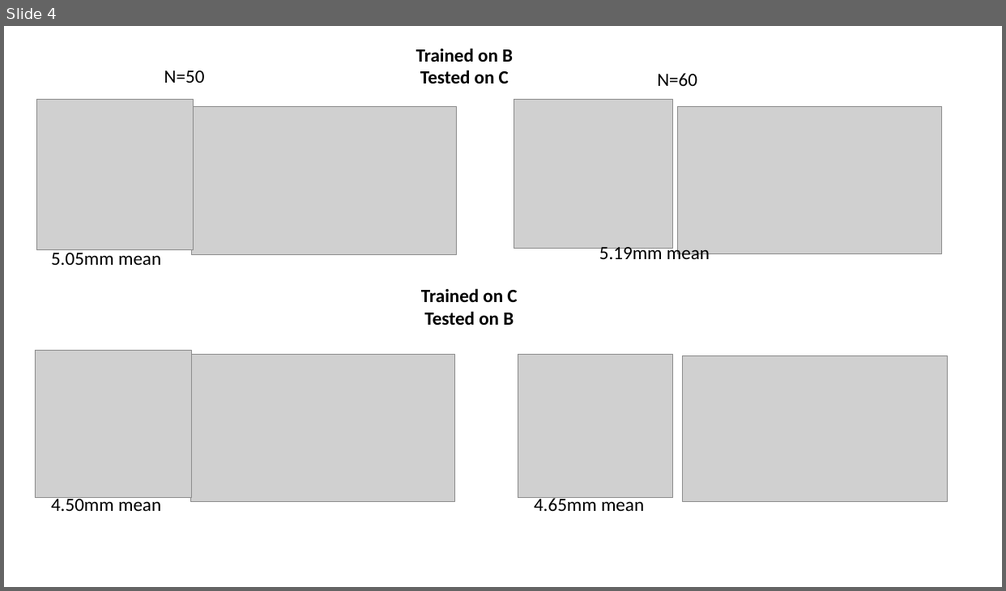
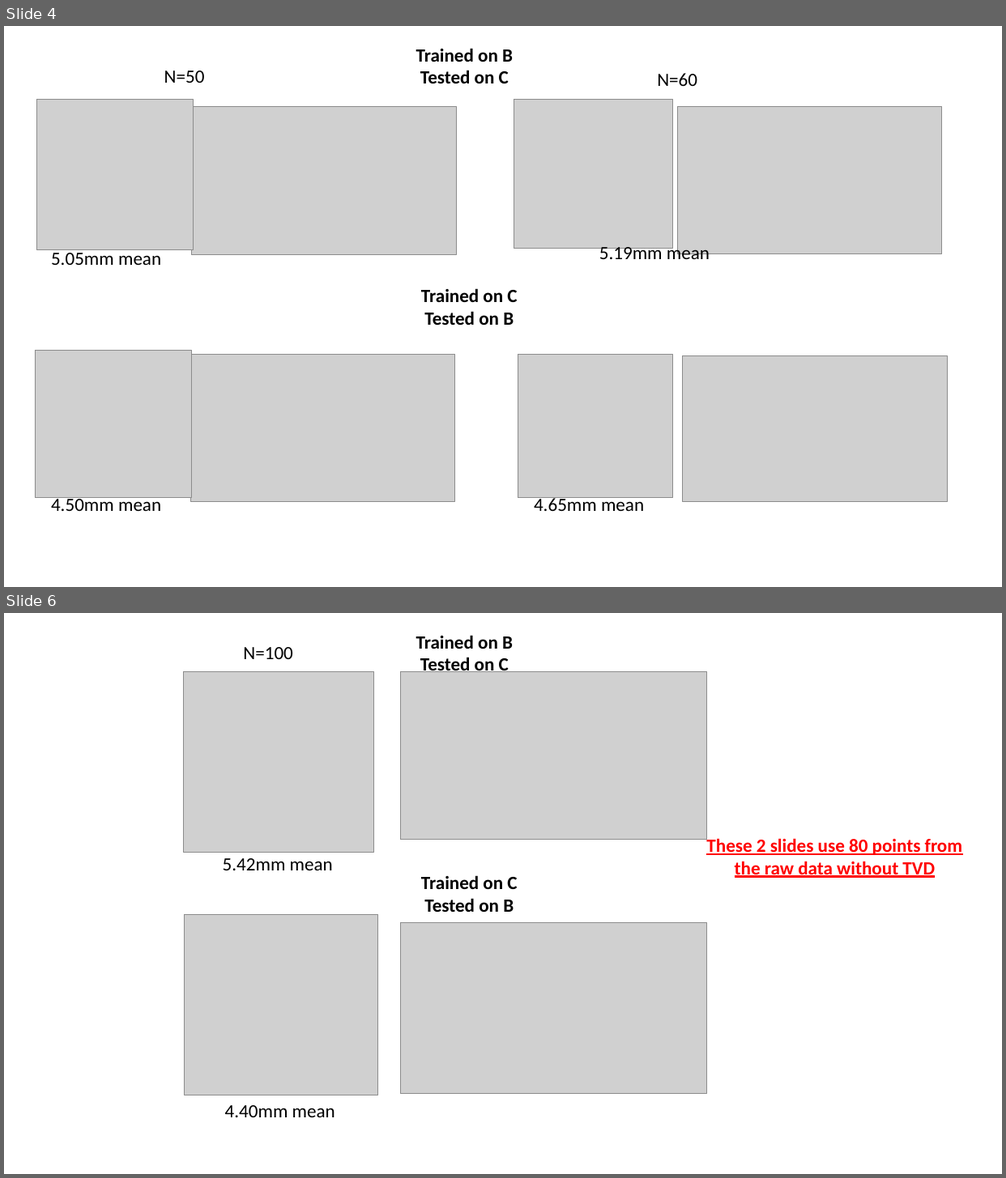
Before and after one commit to DSHardman/SensorProbing, a slide deck: UndamagedTraining.pptx. Shown one above the other, each under a label of ours: slide 4 before the commit, slides 4 and 6 after it; the slides between them are not shown. The pictures are 1006x591 and 1006x1178 pixels, drawn with LibreOffice and Linux fonts; fonts in the diff are those of the drawing; grey boxes stand for pictures. Boxes give left, top, right and bottom in pixels: in the first picture for what was removed or moved away, otherwise in the second. Text is boxed around its words. In the diff, an @@ line names an element or a change of style, - is before the commit and + after.

Commit message:
80x unfiltered NN inputs tested

```diff
--- a/UndamagedTraining.pptx
+++ b/UndamagedTraining.pptx
@@ slide 6 added at [4, 613, 1002, 1174], background #FFFFFF @@
@@ text added at [416, 635, 513, 672], 18 pt, text #000000, bold @@
+Trained on B
+Tested on C
@@ text added at [243, 647, 292, 659], 18 pt, text #000000 @@
+N=100
@@ picture added at [184, 671, 374, 853] @@
@@ picture added at [400, 671, 707, 840] @@
@@ text added at [706, 836, 962, 878], 18 pt, text #FF0000, bold, underline @@
+These 2 slides use 80 points from the raw data without TVD
@@ text added at [223, 858, 333, 871], 18 pt, text #000000 @@
+5.42mm mean
@@ text added at [421, 875, 517, 912], 18 pt, text #000000, bold @@
+Trained on C
+Tested on B
@@ picture added at [185, 914, 377, 1096] @@
@@ picture added at [400, 923, 707, 1094] @@
@@ text added at [225, 1105, 335, 1118], 18 pt, text #000000 @@
+4.40mm mean
```
Also in this commit, not shown: 1 other slide added, 7 other files.
